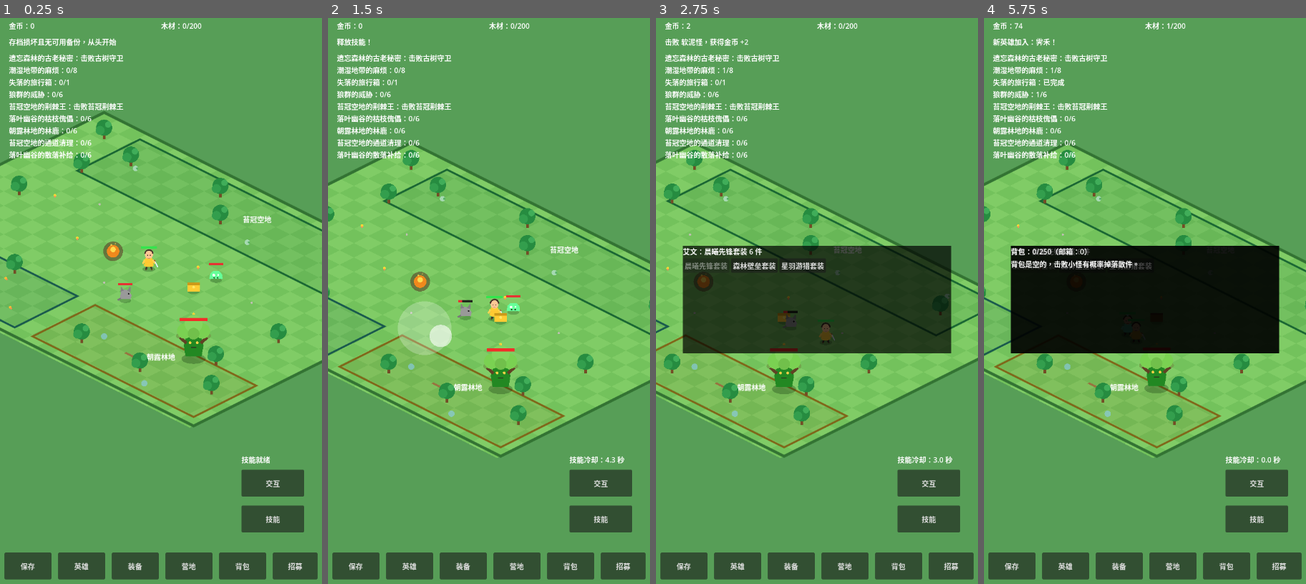
Above: before the commit, frames 1-4 (left to right).
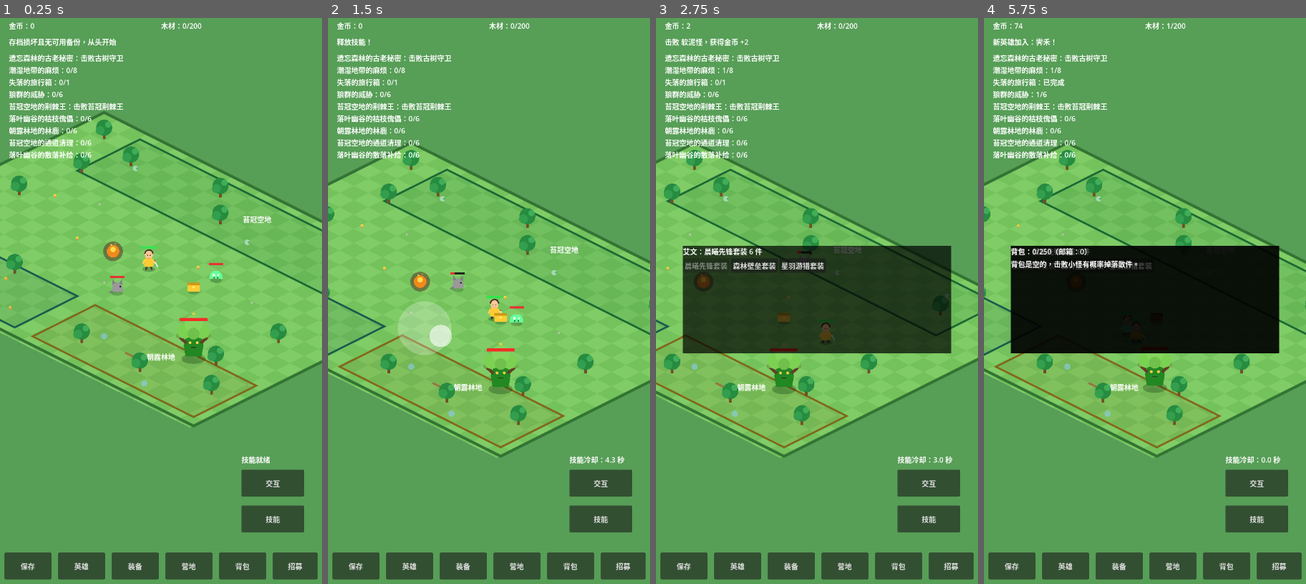
Above: after the commit, the same moments.

Repository: oneyi53/game
Game: Godot game, scene res://scenes/main.tscn
Two runs of this game, one before a commit and one after it. Both use one fixed random seed, a clock stepped at 60 frames per second and the inputs below.
Inputs (mouse positions are in pixels of both pictures, inside the frame that each line leads up to):
- Up to frame 1 (0.25 s): no input
- Up to frame 2 (1.5 s): tap Enter at 0.5 s; move the mouse to (559, 272) at 0.52 s; hold Right (ui_right) 0.53-1.25 s; tap E at 0.6 s; click (559, 272) at 0.67 s; tap Space at 0.77 s; drag from (424, 329) to (598, 408) at 1.27 s
- Up to frame 3 (2.75 s): move the mouse to (849, 170) at 2.02 s; hold Right (ui_right) from 2.03 s (still down); tap Q at 2.1 s
- Up to frame 4 (5.75 s): release Right (ui_right) at 2.75 s; drag from (1128, 414) to (1048, 216) at 2.77 s; move the mouse to (1241, 385) at 3.52 s; hold Left (ui_left) 3.53-4.25 s; tap B at 3.6 s; tap Space at 3.77 s; drag from (1048, 216) to (1222, 414) at 4.27 s; move the mouse to (1161, 301) at 5.02 s; hold Down (ui_down) from 5.03 s (still down); tap E at 5.1 s; click (1161, 301) at 5.17 s

The runs differ from the first frame. In frame 1, 0.2% of the frame differs, in the area x 33-42%, y 45-51%; in frame 2, 0.4%, in the area x 37-61%, y 44-55%; in frame 3, less than 0.1%; in frame 4, 0.1%.

Commit message:
perf: avoid redundant world redraw requests

Diff:
--- a/scripts/core/main.gd
+++ b/scripts/core/main.gd
@@ -505,31 +505,36 @@
     var camera_y: float = (bounds.position.y + bounds.end.y) * 0.5 if min_y > max_y else clampf(projected.y, min_y, max_y)
     return Vector2(camera_x, camera_y)
 
+func _set_world_depth_order(unit: Node2D) -> void:
+    var depth_index: int = clampi(int(WorldProjectionScript.screen_depth(unit.global_position) / 4.0), 0, 1024)
+    if unit.z_index != depth_index:
+        unit.z_index = depth_index
+
 func _update_world_visuals() -> void:
     # Render-only projection and shared depth ordering. Gameplay nodes
     # retain their original global_position for physics and combat.
+    # Heroes need redraws while moving because their projected foot
+    # offset is calculated in _draw(); stationary heroes need none.
     for unit in heroes:
         if is_instance_valid(unit):
-            unit.z_index = clampi(int(WorldProjectionScript.screen_depth(unit.global_position) / 4.0), 0, 1024)
-            unit.queue_redraw()
+            _set_world_depth_order(unit)
+            if unit.velocity.length_squared() > 0.01:
+                unit.queue_redraw()
+    # Enemies and bosses already queue their own redraws from their
+    # physics updates. Do not request a second redraw here.
     for unit in enemies:
         if is_instance_valid(unit):
-            unit.z_index = clampi(int(WorldProjectionScript.screen_depth(unit.global_position) / 4.0), 0, 1024)
-            unit.queue_redraw()
-    # Bosses live in separate references rather than the ordinary
-    # enemies array, but share the same world-depth ordering.
+            _set_world_depth_order(unit)
     if boss != null and is_instance_valid(boss):
-        boss.z_index = clampi(int(WorldProjectionScript.screen_depth(boss.global_position) / 4.0), 0, 1024)
-        boss.queue_redraw()
+        _set_world_depth_order(boss)
     if elite_boss != null and is_instance_valid(elite_boss):
-        elite_boss.z_index = clampi(int(WorldProjectionScript.screen_depth(elite_boss.global_position) / 4.0), 0, 1024)
-        elite_boss.queue_redraw()
-    if chest_node != null:
-        chest_node.z_index = clampi(int(WorldProjectionScript.screen_depth(chest_node.global_position) / 4.0), 0, 1024)
-        chest_node.queue_redraw()
+        _set_world_depth_order(elite_boss)
+    # These interactables are static; their draw state changes only
+    # through their own interaction/setup methods.
+    if chest_node != null and is_instance_valid(chest_node):
+        _set_world_depth_order(chest_node)
     if campfire_node != null and is_instance_valid(campfire_node):
-        campfire_node.z_index = clampi(int(WorldProjectionScript.screen_depth(campfire_node.global_position) / 4.0), 0, 1024)
-        campfire_node.queue_redraw()
+        _set_world_depth_order(campfire_node)
 
 func _unhandled_input(event: InputEvent) -> void:
     if config_failed:
